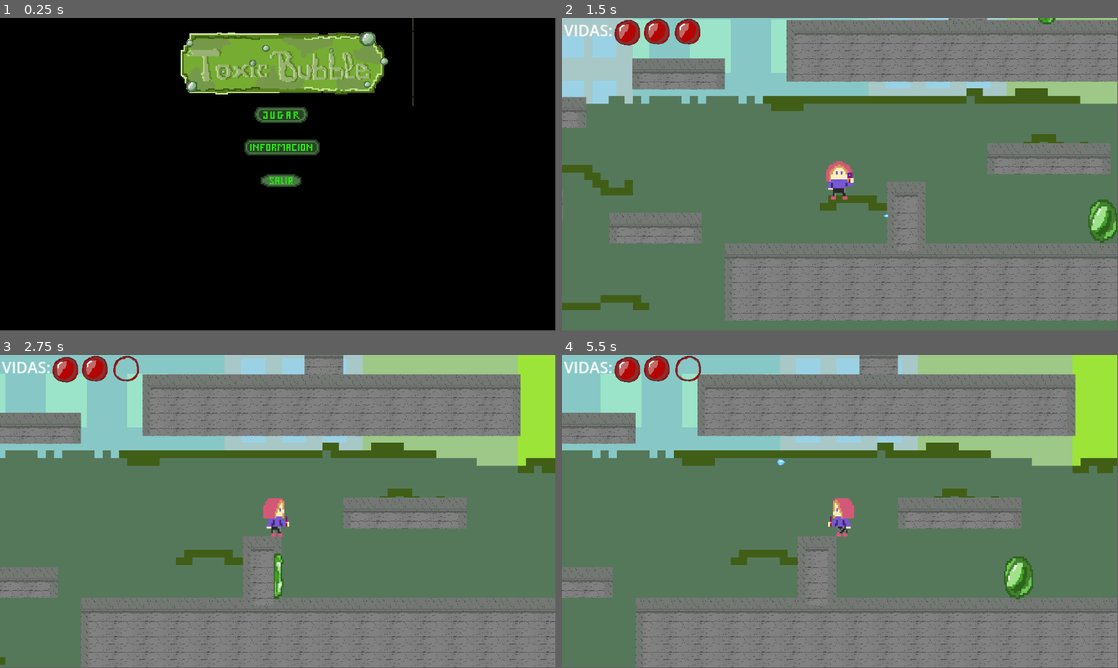
Above: before the commit, frames 1-4 (two rows, left to right).
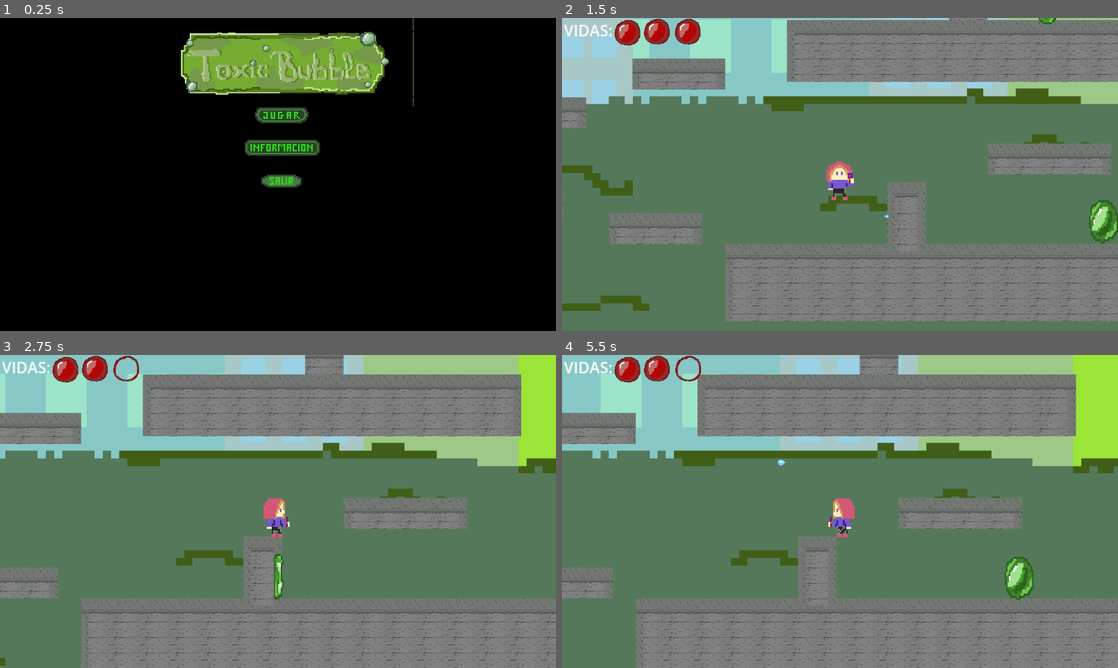
Above: after the commit, the same moments.

Repository: AntMan9VelRiv/Juego_Granada_Game_Jam_2025
Game: Godot game, scene res://escenas/menuPrincipal.tscn
Same seed, same stepped clock (60 frames per second), same inputs: the game is played once before the commit and once after it. Video files are missing from this copy of the repository; at most half a second of black plays in their place.
Inputs (mouse positions are in pixels of both pictures, inside the frame that each line leads up to):
- Up to frame 1 (0.25 s): no input
- Up to frame 2 (1.5 s): click (845, 115) at 0.5 s; tap Enter (ui_accept) at 1.25 s; hold Right (ui_right) from 1.28 s (still down); hold X (habilidad) from 1.28 s (still down)
- Up to frame 3 (2.75 s): keep holding Right (ui_right); tap Enter (ui_accept) at 1.52, 2.27 s; release X (habilidad) at 2.03 s; tap X (habilidad) at 2.1 s
- Up to frame 4 (5.5 s): release Right (ui_right) at 2.78 s; hold Left (ui_left) 2.78-3.53 s; hold X (habilidad) 2.78-3.53 s; hold Right (ui_right) 3.53-5.03 s; tap X (habilidad) at 3.6, 5.1 s; tap Enter (ui_accept) at 3.77, 4.52, 5.27 s; hold X (habilidad) 4.28-5.03 s; hold Left (ui_left) from 5.03 s (still down)
In our replay, the window is 799x449 before the commit and 800x450 after it. These sizes can differ from the game's own. Grey fills any space a smaller window leaves; there, only what the larger window draws over its background counts as a difference.

The runs differ from the first frame. In frame 1, 1.1% of the frame differs, in the area x 32-75%, y 0-55%; in frame 2, 3.7%; in frame 3, 3.9%; in frame 4, 4.1%, in the area x 0-100%, y 0-100%.

Commit message:
Se acabaron los errores, gracias Ana

Diff:
--- a/toxicbubble/escenas/controlador.gd
+++ b/toxicbubble/escenas/controlador.gd
@@ -151,10 +151,12 @@
 
 func goto_victoria():
 	# Llamamos a _deferred_goto_scene con la escena de victoria
+	get_tree().current_scene.queue_free()  # Eliminar la escena actual antes de cargar la nueva
 	call_deferred("_deferred_goto_scene", "res://escenas/victoria.tscn")
 
 func goto_derrota():
 	# Llamamos a _deferred_goto_scene con la escena de derrota
+	get_tree().current_scene.queue_free()  # Eliminar la escena actual antes de cargar la nueva
 	call_deferred("_deferred_goto_scene", "res://escenas/derrota.tscn")
 
 func reiniciar_variables():
--- a/toxicbubble/escenas/derrota.gd
+++ b/toxicbubble/escenas/derrota.gd
@@ -15,7 +15,7 @@
 
 func _on_button_repetir_pressed() -> void:
 	Controlador.reiniciar_variables()
-	get_tree().change_scene_to_file("res://escenas/nivel.tscn")
+	Controlador.goto_scene("res://escenas/nivel.tscn")
 
 func _on_button_salir_pressed() -> void:
 	print("Botón presionado")  # Depuración
@@ -23,4 +23,4 @@
 
 func cambiar_escena():
 	var current_scene_path = get_tree().current_scene.get_scene_file_path()
-	get_tree().change_scene_to_file(current_scene_path)
+	Controlador.goto_scene(current_scene_path)
--- a/toxicbubble/escenas/nivel.gd
+++ b/toxicbubble/escenas/nivel.gd
@@ -15,7 +15,7 @@
 		Controlador.vidas_container = $CanvasLayer/VidasContainer  # ASIGNAR PRIMERO EL CONTENEDOR
 		Controlador.asignar_personaje(personaje)
 		Controlador.asignar_label_vidas(label_vidas)
-		Controlador.total_burbujas = 10
+		Controlador.total_burbujas = 1
 		Controlador.inicializar_vidas()
 
 
--- a/toxicbubble/escenas/victoria.gd
+++ b/toxicbubble/escenas/victoria.gd
@@ -21,8 +21,8 @@
 
 func _on_button_repetir_pressed() -> void:
 	Controlador.reiniciar_variables()
-	get_tree().change_scene_to_file("res://escenas/nivel.tscn")
+	Controlador.goto_scene("res://escenas/nivel.tscn")
 
 func cambiar_escena():
 	var current_scene_path = get_tree().current_scene.get_scene_file_path()
-	get_tree().change_scene_to_file(current_scene_path)
+	Controlador.goto_scene(current_scene_path)
--- a/toxicbubble/project.godot
+++ b/toxicbubble/project.godot
@@ -19,6 +19,10 @@
 
 Controlador="*res://escenas/controlador.gd"
 
+[display]
+
+window/stretch/mode="viewport"
+
 [input]
 
 habilidad={
